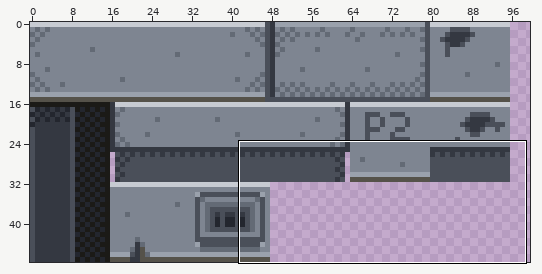
File history of a pixel-art file, art/aseprite/garage-tile.aseprite. Above: a wide view before the commit, with the close-up outlined.
Close-up. Old version:
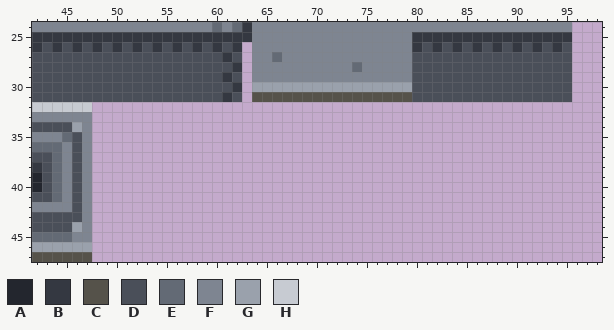
128x48 pixels, 1 frame. Shown: x 42..98, y 24..47. The wide view leaves out empty margins.
Visible layers, top first: "Layer 2 #3", "Layer 2 #2", "Layer 4", "Layer 3", "Layer 2".
Palette (. is transparent): A #23262e  B #343841  C #55524a  D #4a4f59  E #636a75  F #7e8591  G #9aa1ac  H #c7cbd2
Pixels before, first column x 42:
24 FFFFFFFFFFFFFFFFFFEFEBFFFFFFFFFFFFFFFFFFFFFFFFFFFFFFFF
25 BBBBBBBBBBBBBBBBBBBBBBFFFFFFFFFFFFFFFFBBBBBBBBBBBBBBBB
26 BDBDBDBDBDBDBDBDBDBDB.FFFFFFFFFFFFFFFFBDBDBDBDBDBDBDBD
27 DDDDDDDDDDDDDDDDDDDBD.FFEFFFFFFFFFFFFFDDDDDDDDDDDDDDDD
28 DDDDDDDDDDDDDDDDDDDDB.FFFFFFFFFFEFFFFFDDDDDDDDDDDDDDDD
29 DDDDDDDDDDDDDDDDDDDBD.FFFFFFFFFFFFFFFFDDDDDDDDDDDDDDDD
30 DDDDDDDDDDDDDDDDDDDDB.GGGGGGGGGGGGGGGGDDDDDDDDDDDDDDDD
31 DDDDDDDDDDDDDDDDDDDBD.CCCCCCCCCCCCCCCCDDDDDDDDDDDDDDDD
32 HHHHHH................................................
33 FFFFFF................................................
34 DDDDGF................................................
35 FFFEDF................................................
36 EEEFDF................................................
37 DDEFDF................................................
38 BDEFDF................................................
39 ADEFDF................................................
40 ADEFDF................................................
41 DDEFDF................................................
42 FFFFDF................................................
43 DDDDDF................................................
44 DDDDGF................................................
45 EEEEFF................................................
46 GGGGGG................................................
47 CCCCCC................................................
Once edited:
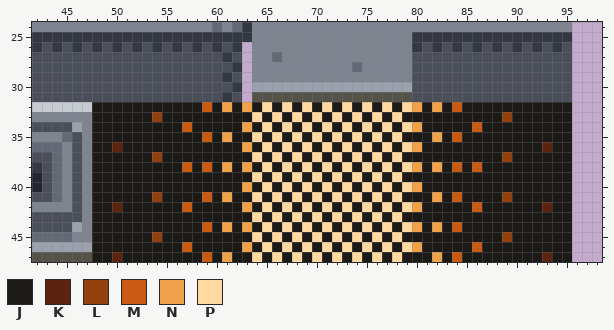
Colours new in this view: J #1b1a17  K #5c2410  L #93400f  M #c85a12  N #f0a24a  P #ffd9a0
Difference:
layer "pool left" added
layer "pool right" added
layer "pool middle" added
Changed rows in their new state; - is an unchanged pixel.
Layers "pool middle", "pool right", "pool left":
first column x 48:
32 JJJJJJJJJJJMJNJNJPJPJPJPJPJPJPJPNJNJMJJJJJJJJJJJ
33 JJJJJJLJJJJJJJJJPJPJPJPJPJPJPJPJJJJJJJJJJLJJJJJJ
34 JJJJJJJJJMJJJJJNJPJPJPJPJPJPJPJPNJJJJJMJJJJJJJJJ
35 JJJJJJJJJJJMJNJJPJPJPJPJPJPJPJPJJJNJMJJJJJJJJJJJ
36 JJKJJJJJJJJJJJJNJPJPJPJPJPJPJPJPNJJJJJJJJJJJJKJJ
37 JJJJJJLJJJJJJJJJPJPJPJPJPJPJPJPJJJJJJJJJJLJJJJJJ
38 JJJJJJJJJMJMJNJNJPJPJPJPJPJPJPJPNJNJMJMJJJJJJJJJ
39 JJJJJJJJJJJJJJJJPJPJPJPJPJPJPJPJJJJJJJJJJJJJJJJJ
40 JJJJJJJJJJJJJJJNJPJPJPJPJPJPJPJPNJJJJJJJJJJJJJJJ
41 JJJJJJLJJJJMJNJJPJPJPJPJPJPJPJPJJJNJMJJJJLJJJJJJ
42 JJKJJJJJJMJJJJJNJPJPJPJPJPJPJPJPNJJJJJMJJJJJJKJJ
43 JJJJJJJJJJJJJJJJPJPJPJPJPJPJPJPJJJJJJJJJJJJJJJJJ
44 JJJJJJJJJJJMJNJNJPJPJPJPJPJPJPJPNJNJMJJJJJJJJJJJ
45 JJJJJJLJJJJJJJJJPJPJPJPJPJPJPJPJJJJJJJJJJLJJJJJJ
46 JJJJJJJJJMJJJJJNJPJPJPJPJPJPJPJPNJJJJJMJJJJJJJJJ
47 JJKJJJJJJJJMJNJJPJPJPJPJPJPJPJPJJJNJMJJJJJJJJKJJ
